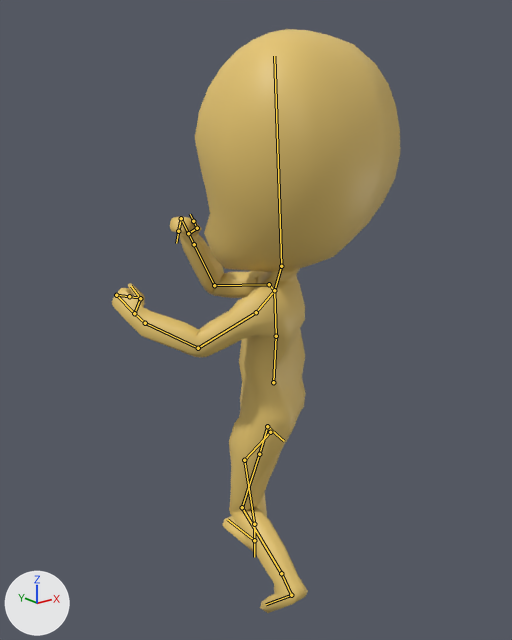
The FBX model Assets/Models/Player/chibiModel (2).fbx: old version first, new version second.
Before and after are seen from a 50 mm lens placed at (-12.12, -14.59, 14.41), pointed at (-0.5, -0.06, 8.59). The lights are fixed; the arrows at lower left show +X, +Y and +Z. The picture after the commit comes second. Both versions are drawn at frame 13 of the action 'Chibi_Rig|Walk_Back'; the numbers are the values there. The bones that change, and the others that lie on the model, are drawn over the model as lines.

In view in the first picture: 'guy'.
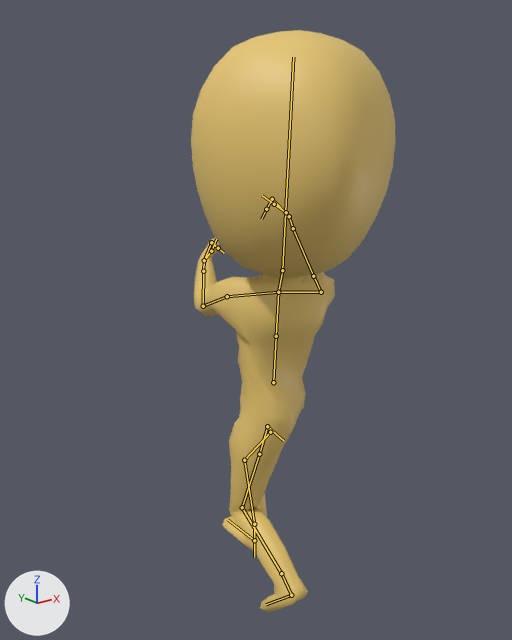
What differs and where, as boxes [x1, y1, x2, y2] in the pictures (512 x 640 px):
'guy', posed (29% narrower): before [112, 29, 400, 613]; after [191, 30, 395, 613]
bone 'spine2', root to tip: before (276, 336) to (274, 290); after (276, 336) to (278, 292)

The edits, one by one:
Bone 'spine2' (bone_spine2) turns from (-2, 47, -7) to (0, -20, 0) degrees about its own x, y and z.
